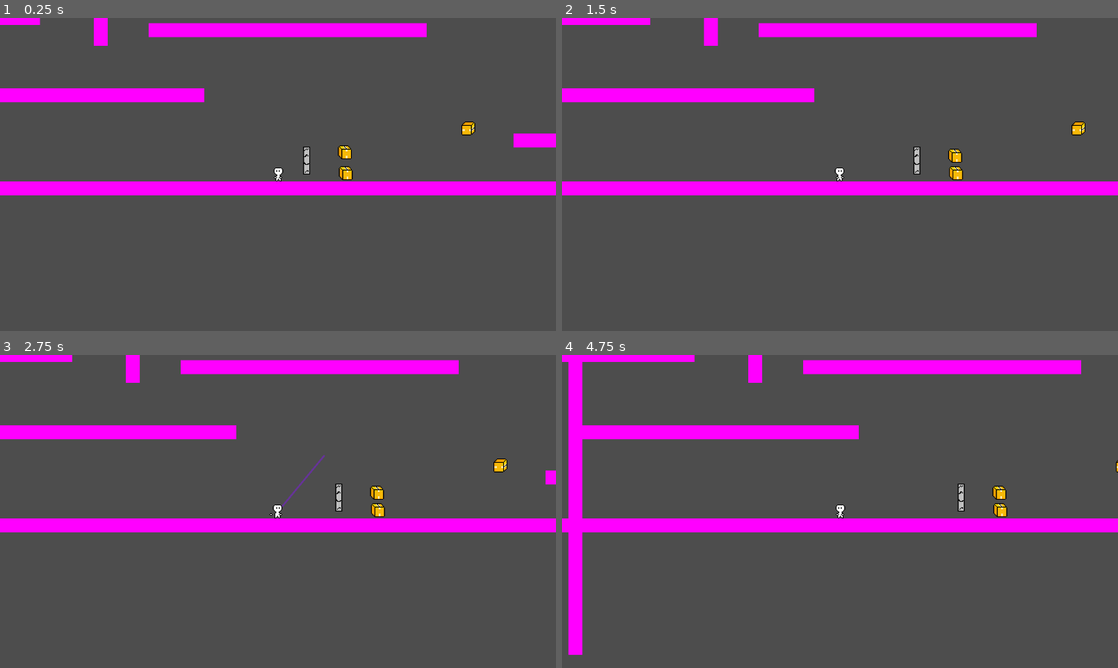
Above: before the commit, frames 1-4 (two rows, left to right).
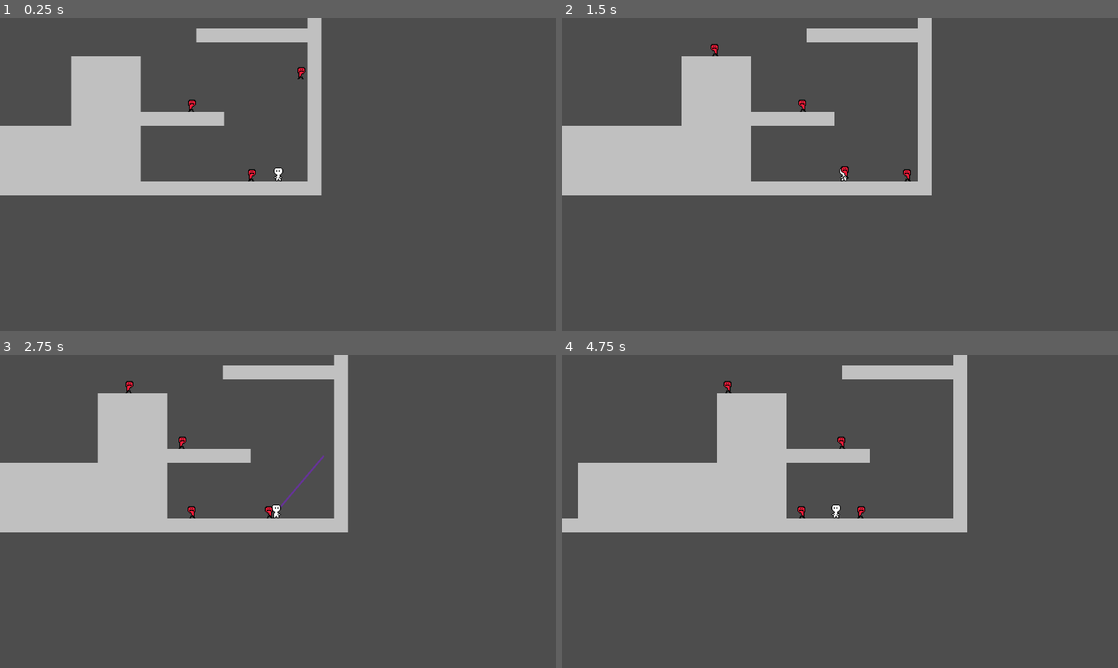
Above: after the commit, the same moments.

Repository: jelmersnippe/punching-game
Game: Godot game, scene res://arena.tscn
Two runs of this game, one before a commit and one after it. Both use one fixed random seed, a clock stepped at 60 frames per second and the inputs below. Before the commit the project starts from res://main.tscn.
Inputs (mouse positions are in pixels of both pictures, inside the frame that each line leads up to):
- Up to frame 1 (0.25 s): no input
- Up to frame 2 (1.5 s): move the mouse to (962, 158) at 0.52 s; press the mouse at (962, 158) at 0.53 s; hold D (move_right) from 0.53 s (still down); move the mouse to (728, 190) at 1.27 s; release the mouse at (728, 190) at 1.28 s; click (728, 190) at 1.35 s
- Up to frame 3 (2.75 s): move the mouse to (333, 442) at 2.02 s; release D (move_right) at 2.03 s; press the mouse at (333, 442) at 2.03 s; hold A (move_left) from 2.03 s (still down)
- Up to frame 4 (4.75 s): move the mouse to (812, 574) at 2.77 s; release A (move_left) at 2.78 s; release the mouse at (812, 574) at 2.78 s; hold D (move_right) 2.78-4.28 s; click (812, 574) at 2.85 s; move the mouse to (1006, 558) at 3.52 s; press the mouse at (1006, 558) at 3.53 s; move the mouse to (673, 464) at 4.27 s; release the mouse at (673, 464) at 4.28 s; hold A (move_left) from 4.28 s (still down); click (673, 464) at 4.35 s

The runs differ from the first frame. In frame 1, 19% of the frame differs, in the area x 0-100%, y 0-57%; in frame 2, 20%; in frame 3, 20%; in frame 4, 23%, in the area x 0-100%, y 0-96%.

Commit message:
Tweak force applied to enemy on punch

Diff:
--- a/enemy.gd
+++ b/enemy.gd
@@ -63,5 +63,5 @@
 		return
 
 	knocked = true
-	velocity = (direction * force) - Vector2(0, 100)
+	velocity = (direction - Vector2(0, 0.3)) * force
 	_set_raycasts_to_direction()
--- a/player.gd
+++ b/player.gd
@@ -8,7 +8,6 @@
 @export var MAX_CHARGE = 600
 @export var AIR_TIME = 0.2
 @export var AIR_HOLD_GRACE_TIME = 0.2
-@export var PUSH_FORCE = 100
 
 var CHARGE_SPEED = MAX_CHARGE / TIME_TO_MAX_CHARGE
 
@@ -155,6 +154,6 @@
 			area.get_parent().queue_free()
 		elif area is Enemy:
 			var enemy = area as Enemy
-			enemy.knockback(position.direction_to(enemy.position), 400)
+			enemy.knockback(position.direction_to(enemy.position), (remaining_air_time / AIR_TIME) * MAX_CHARGE)
 		else:
 			area.get_parent().apply_central_impulse(velocity)
--- a/project.godot
+++ b/project.godot
@@ -11,7 +11,7 @@
 [application]
 
 config/name="AdShmup"
-run/main_scene="res://main.tscn"
+run/main_scene="res://arena.tscn"
 config/features=PackedStringArray("4.2", "Forward Plus")
 config/icon="res://icon.svg"
 
